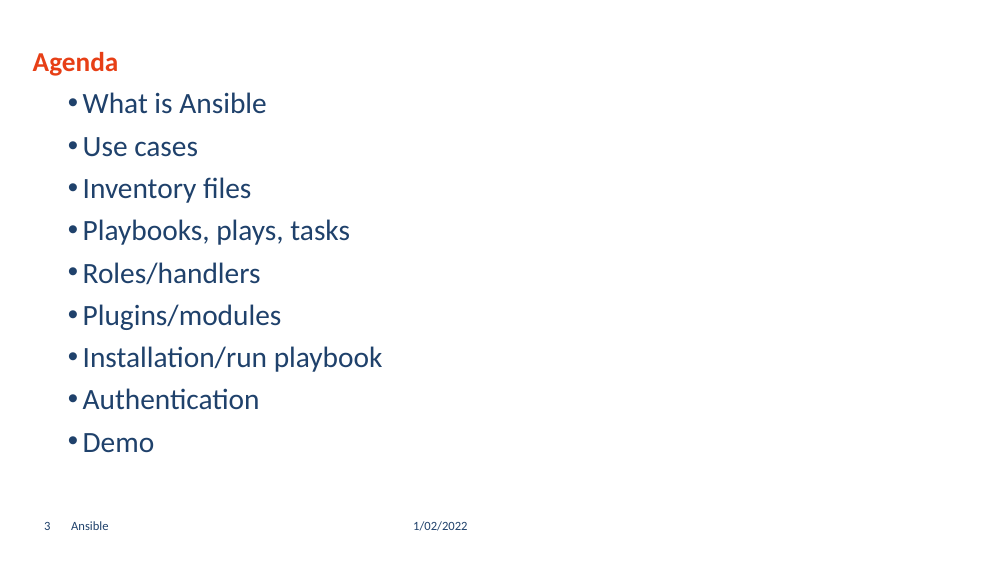
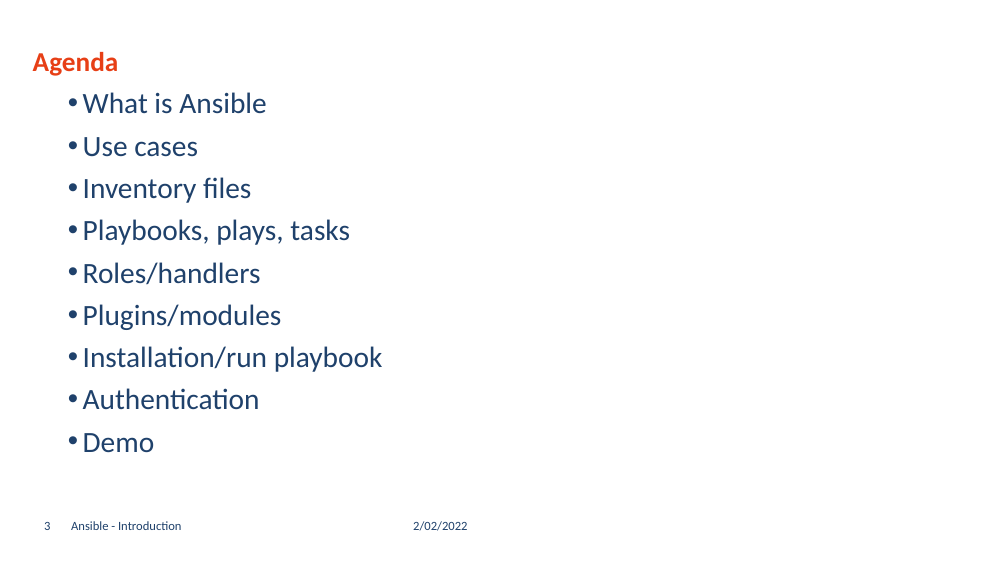
Before and after one commit to GerritVanMol/Ansible_Introduction-21_22, a slide deck: slide 3 of Documents/Ansible_BasicsAndHowToGetStarted.pptx. Drawn at 1008x567 pixels with LibreOffice and Linux fonts; fonts in the diff are those of the drawing; background and template pictures are left out. Boxes give left, top, right and bottom in pixels: in the first picture for what was removed or moved away, otherwise in the second. Text is boxed around its words. In the diff, an @@ line names an element or a change of style, - is before the commit and + after.

```diff
--- a/Documents/Ansible_BasicsAndHowToGetStarted.pptx
+++ b/Documents/Ansible_BasicsAndHowToGetStarted.pptx
@@ text at (71, 521, 181, 530): text changed @@
-Ansible
+Ansible - Introduction
@@ text at (413, 521, 467, 531): text changed @@
-1/02/2022
+2/02/2022
```
Also in this commit, not shown: 27 other slides changed, 1 other file.
